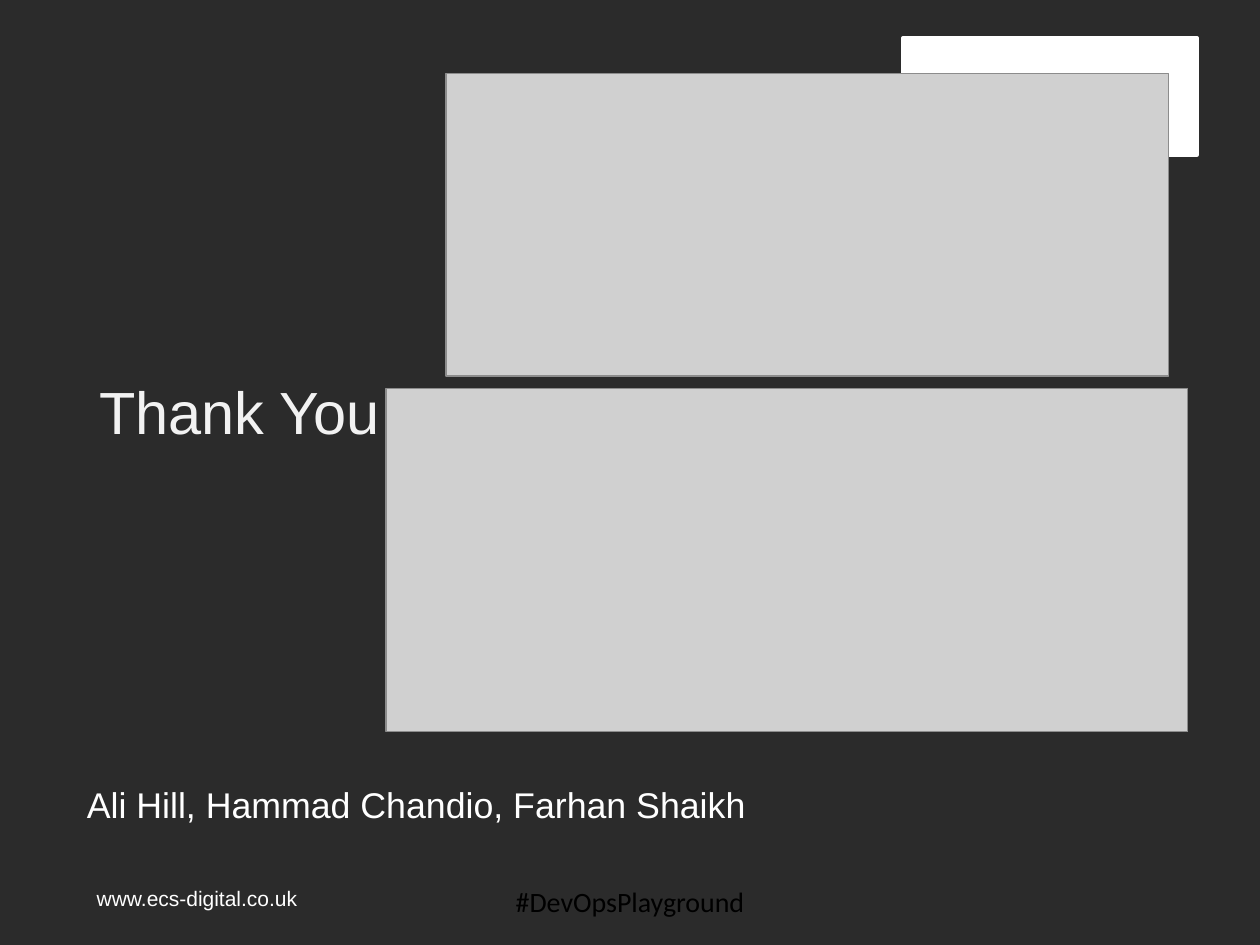
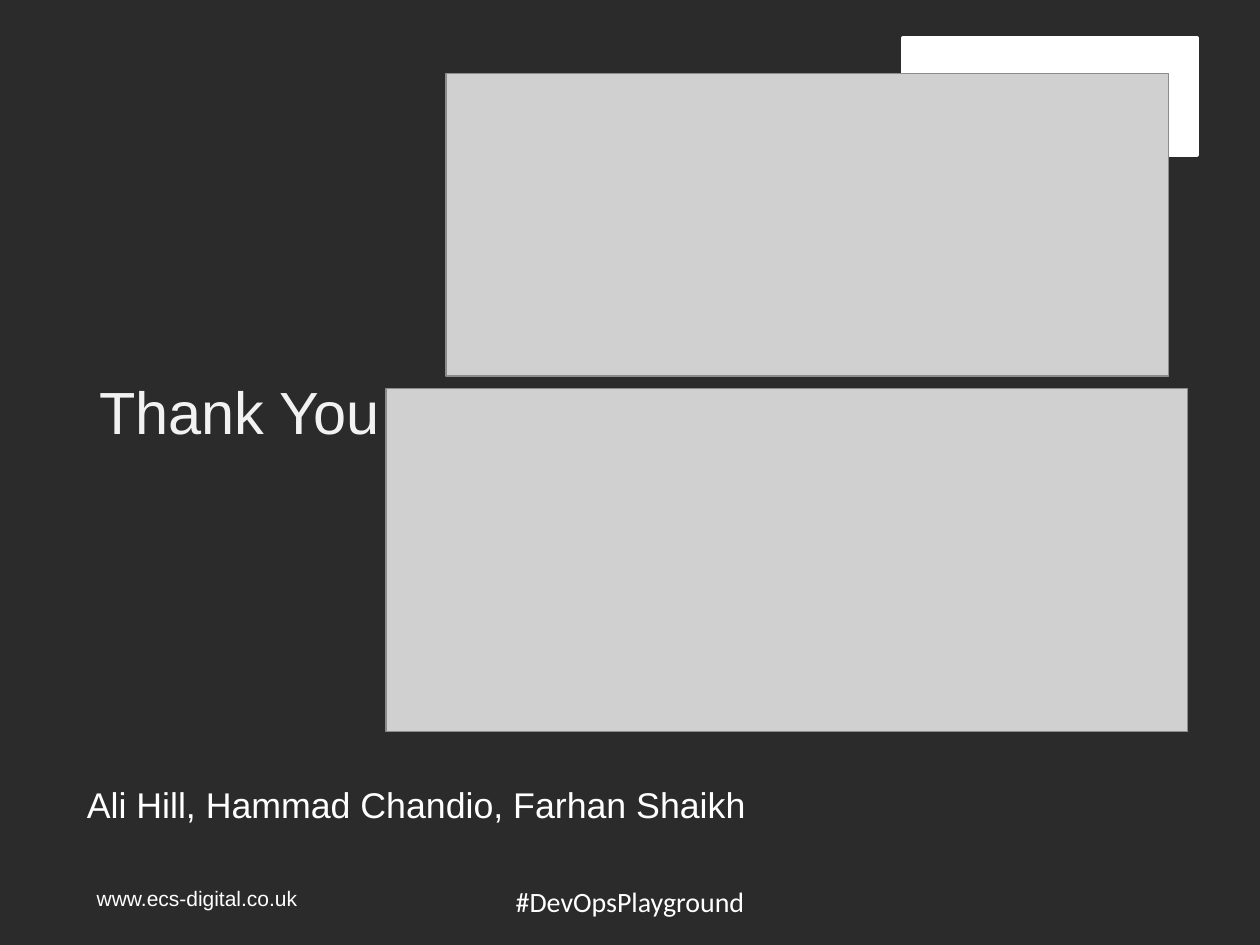
Before and after one commit to DevOpsPlayground/Hands-on-with-Continuous-Testing-using-Jenkins-and-Zalenium, a slide deck: slide 12 of ZaleniumJenkins.pptx (slide 16 before the commit). Drawn at 1260x945 pixels with LibreOffice and Linux fonts; fonts in the diff are those of the drawing; grey boxes stand for pictures; background and template pictures are left out; a plain dark background stands for a picture behind light text. Boxes give left, top, right and bottom in pixels: in the first picture for what was removed or moved away, otherwise in the second. Text is boxed around its words. In the diff, an @@ line names an element or a change of style, - is before the commit and + after.

```diff
--- a/ZaleniumJenkins.pptx
+++ b/ZaleniumJenkins.pptx
@@ text "#DevOpsPlayground" at [516, 892, 744, 917]: text colour #000000 to #FFFFFF @@
```
Also in this commit, not shown: 3 other slides changed, 4 slides added, 8 slides removed, 2 other files.
